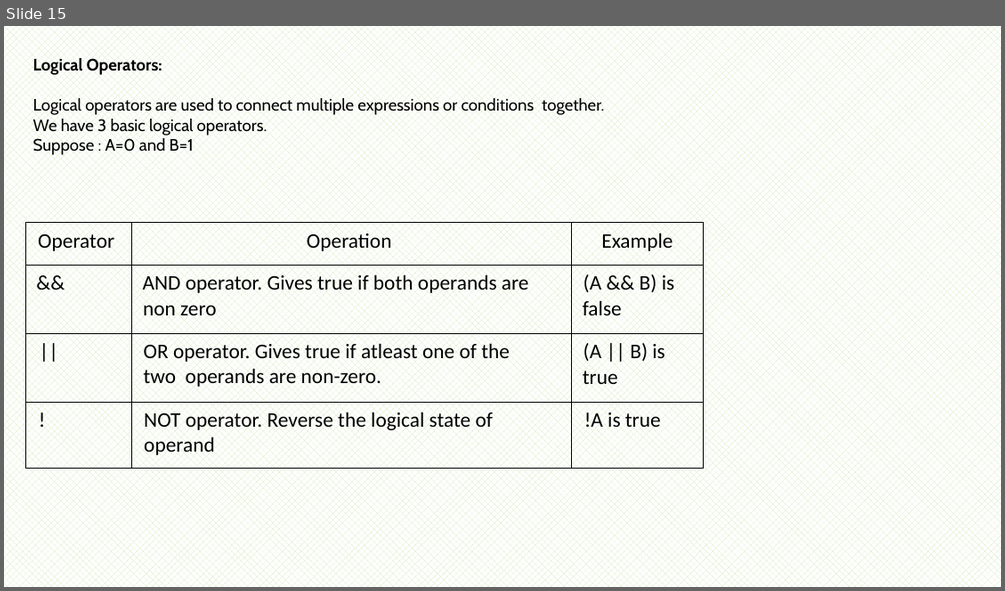
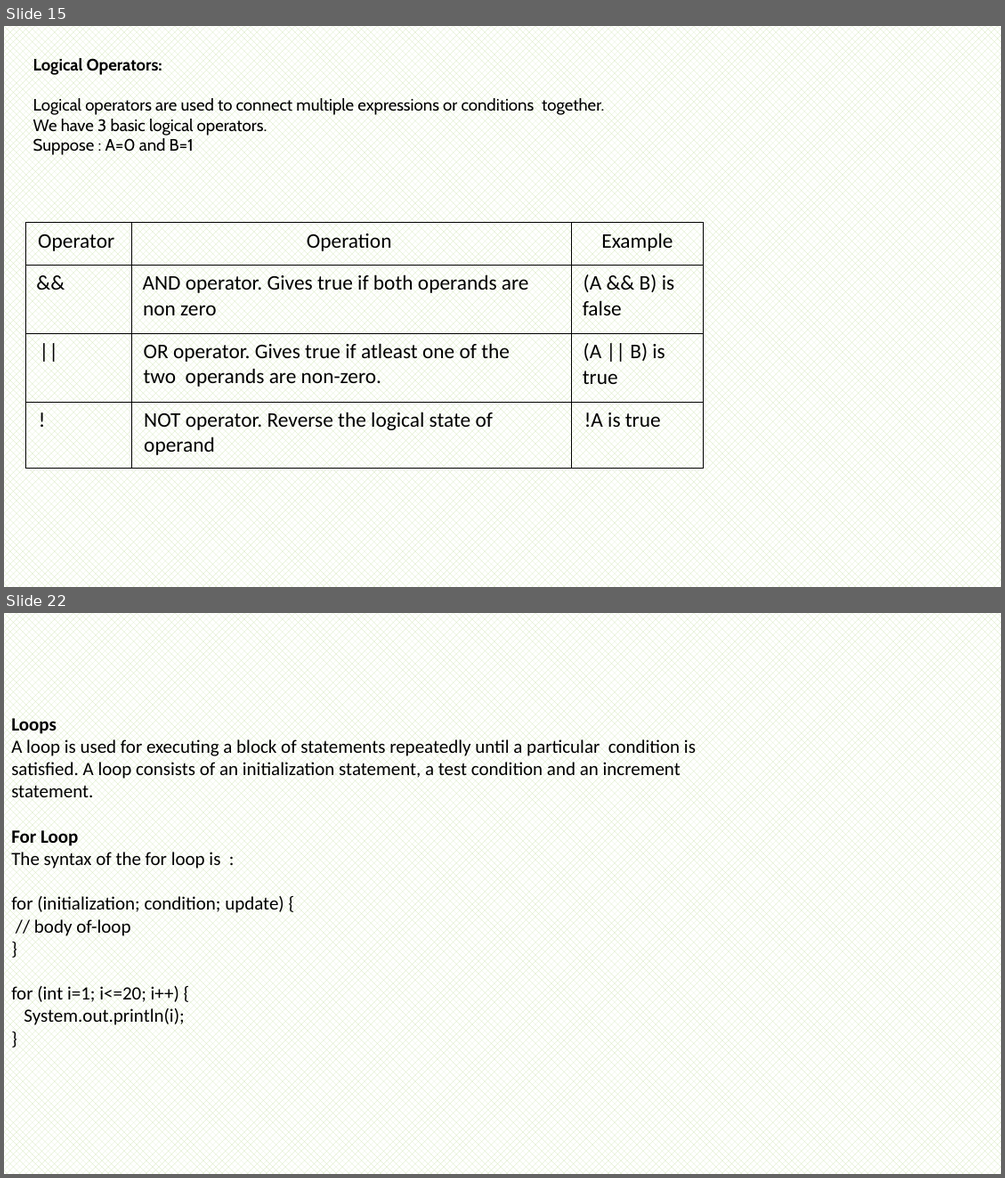
Before and after one commit to Syed00711/java_files, a slide deck: Java_basic_microcare.pptx. Shown one above the other, each under a label of ours: slide 15 before the commit, slides 15 and 22 after it; the slides between them are not shown. The pictures are 1005x591 and 1005x1178 pixels, drawn with LibreOffice and Linux fonts; fonts in the diff are those of the drawing. Boxes give left, top, right and bottom in pixels: in the first picture for what was removed or moved away, otherwise in the second. Text is boxed around its words. In the diff, an @@ line names an element or a change of style, - is before the commit and + after.

```diff
--- a/Java_basic_microcare.pptx
+++ b/Java_basic_microcare.pptx
@@ slide 22 added at (4,613,1001,1174), background pattern #D1E6B5 on #FFFFFF @@
@@ text added at (11,718,696,1028), 18 pt, text #000000 @@
+Loops
+A loop is used for executing a block of statements repeatedly until a particular condition is satisfied. A loop consists of an initialization statement, a test condition and an increment statement.
+For Loop
+The syntax of the for loop is :
+for (initialization; condition; update) {
+// body of-loop
+}
+for (int i=1; i<=20; i++) {
+System.out.println(i);
+}
```
Also in this commit, not shown: 9 other slides added.
